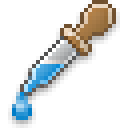
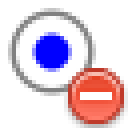
Layer changes from the first 128x128 image to the second:
hid "color_picker.png" over [8, 0, 120, 128]
showed "delete (bullet_delete.png)" over [64, 68, 128, 128]
added layer "tradiobutton_150.png-Kopie" above "tradiobutton_150.png" over [8, 8, 96, 96]
